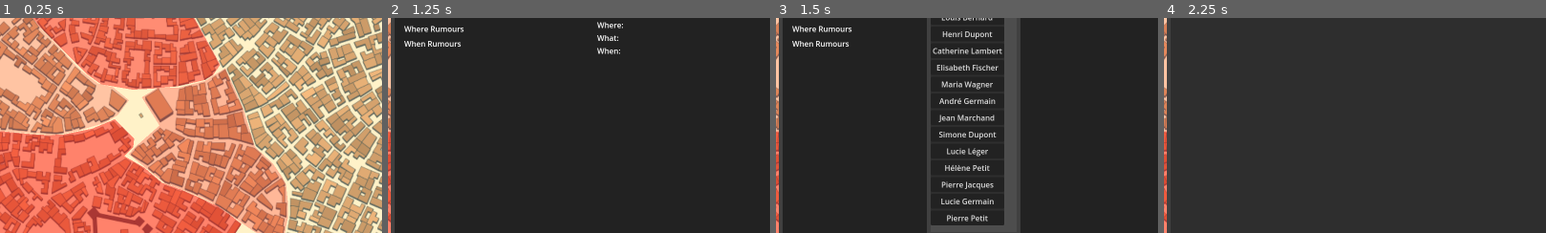
Above: before the commit, frames 1-4 (left to right).
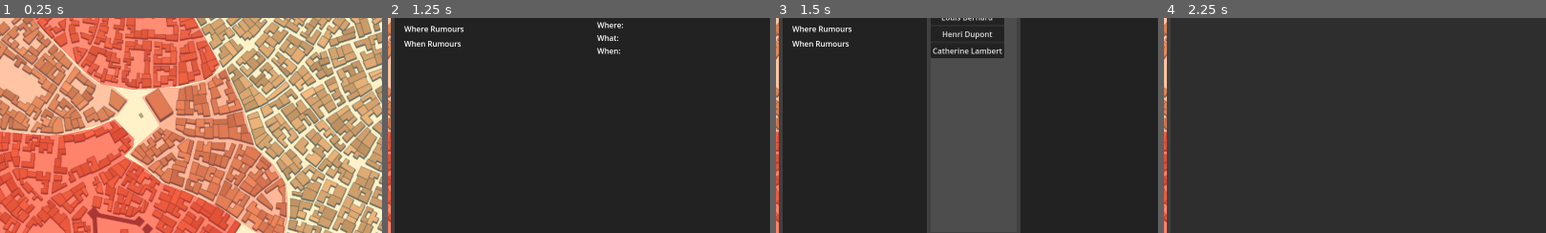
Above: after the commit, the same moments.

Repository: Stormwind-Gaming/stw-gogj-24
Game: Godot game, scene res://scenes/map.tscn
Same seed, same stepped clock (60 frames per second), same inputs: the game is played once before the commit and once after it.
Inputs:
- Up to frame 1 (0.25 s): no input
- Up to frame 2 (1.25 s): click "Intel" at 0.5 s
- Up to frame 3 (1.5 s): click "Characters" at 1.25 s
- Up to frame 4 (2.25 s): click "Log" at 2 s
The pictures show only the part of the screen within x 24-74%, y 28-78%; the shares and areas given below are measured in that part.

Frames 1-2 are identical in both runs. In frame 3, 14% of the frame differs, in the area x 40-60%, y 18-97%; in frame 4, nothing differs.

Commit message:
POIs generate characters, characters have 'known' attribute and hidden stats

Diff:
--- a/scripts/characters/character.gd
+++ b/scripts/characters/character.gd
@@ -18,6 +18,7 @@
 # Hidden stats
 var sympathy: int # 1-99 how likely is this character to join the resistance?
 var recruited: bool = false
+var known: bool = false
 
 func _init(profile:Dictionary):
 
@@ -48,6 +49,17 @@
 func get_full_name() -> String:
 	return first_name + ' ' + last_name
 
+func get_stats() -> Dictionary:
+	return {
+		"subtlety": self.subtlety if self.known else "??",
+		"charm": self.charm if self.known else "??",
+		"smarts": self.smarts if self.known else "??",
+	}
+
 func set_agent() -> void:
 	# Set the character as an agent
 	recruited = true
+	known = true
+
+func set_known() -> void:
+	known = true
--- a/scripts/gui/character_profile.gd
+++ b/scripts/gui/character_profile.gd
@@ -6,8 +6,10 @@
 	# Connect the close_requested signal
 	connect("close_requested", Callable(self, "_on_close_requested"))
 
+	var stats = character.get_stats()
+
 	$MarginContainer/VBoxContainer/TextureRect.texture = load(character.picture)
-	$MarginContainer/VBoxContainer/Label.text = "Name: " + character.first_name + " " + character.last_name + "\n" + "Charm: " + str(character.charm) + "\n" + "Subtlety: " + str(character.subtlety) + "\n" + "Smarts: " + str(character.smarts)
+	$MarginContainer/VBoxContainer/Label.text = "Name: " + character.first_name + " " + character.last_name + "\n" + "Charm: " + str(stats.charm) + "\n" + "Subtlety: " + str(stats.subtlety) + "\n" + "Smarts: " + str(stats.smarts)
 
 func _on_close_requested():
 	queue_free()
--- a/scripts/map.gd
+++ b/scripts/map.gd
@@ -9,14 +9,6 @@
 	# get random seed
 	randomize()
 
-	_generate_population()
-
-	# set 4 of the population to be agents
-	for i in range(4):
-		var character = CharacterFactory.create_character()
-		character.set_agent()
-
-
 	town_name = Globals.town_names[randi() % Globals.town_names.size()]
 	$CanvasLayer/Map_Panel_Left.set_town_name(town_name)
 
@@ -24,21 +16,8 @@
 	for district in districts:
 		_set_district_details(district)
 
-	# add 4 characters
-	for i in range(4):
-		# var whoR = IntelFactory.create_rumour(IntelFactory.RumourConfig.new(100,0,0,0))
-		# var whereR = IntelFactory.create_rumour(IntelFactory.RumourConfig.new(0,100,0,0))
-		# var whatR = IntelFactory.create_rumour(IntelFactory.RumourConfig.new(0,0,100,0))
-		# var whenR = IntelFactory.create_rumour(IntelFactory.RumourConfig.new(0,0,0,100))
-		pass
+	_setup_agents()
 
-
-	#var plan = IntelFactory.combine_rumours([whoR, whereR, whatR, whenR])
-
-	# var pois = GlobalRegistry.get_all_objects(Enums.Registry_Category.POI)
-	# var characters = GlobalRegistry.get_all_objects(Enums.Registry_Category.CHARACTER)
-
-	# GameController.add_action(pois[pois.keys().front()], characters[characters.keys().front()], Enums.ActionType.ESPIONAGE)
 
 func _process(delta: float) -> void:
 	if GameController.district_focused != null:
@@ -92,3 +71,23 @@
 func _generate_population() -> void:
 	for i in range(10):
 		CharacterFactory.create_character()
+
+func _setup_agents() -> void:
+	var population = GlobalRegistry.get_all_objects(Enums.Registry_Category.CHARACTER)
+	var keys = population.keys()
+
+	# Pick the first random key
+	var random_key1 = keys[randi() % keys.size()]
+
+	# Remove the first random key from the keys array to avoid picking it again
+	keys.erase(random_key1)
+
+	# Pick the second random key
+	var random_key2 = keys[randi() % keys.size()]
+
+	# Access the values using the random keys
+	var agent1 = population[random_key1]
+	var agent2 = population[random_key2]
+
+	agent1.set_agent()
+	agent2.set_agent()
--- a/scripts/pois/poi.gd
+++ b/scripts/pois/poi.gd
@@ -18,6 +18,7 @@
 var poi_type: Enums.POIType
 var poi_name: String = ""
 var poi_description: String = ""
+var poi_owner:Character
 
 # Variables for scale animation
 var no_color = Color(0, 0, 0, 0) # No color
@@ -31,6 +32,9 @@
 	parent_district = get_parent().get_parent()
 	GlobalRegistry.register_object(Enums.Registry_Category.POI, self)
 	GameController.connect("district_just_focused", _on_district_just_focused)
+
+	# Create the owner of the POI
+	self.poi_owner = CharacterFactory.create_character()
 
 func setup_poi_visuals():
 	$Polygon2D.position = self.get_global_position()
